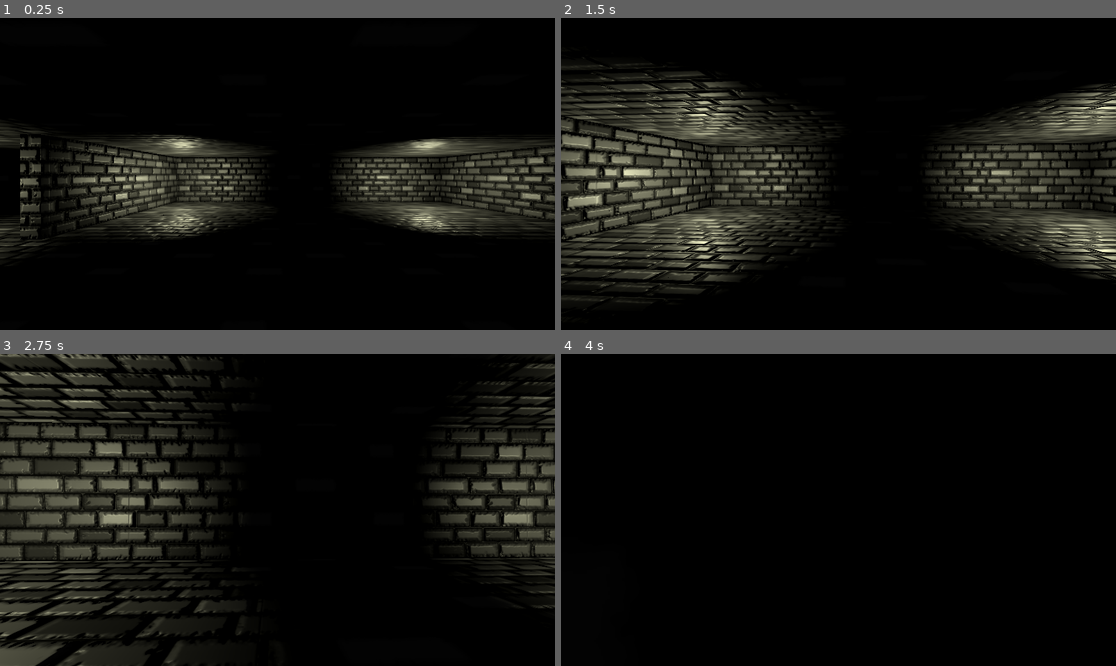
Above: before the commit, frames 1-4 (two rows, left to right).
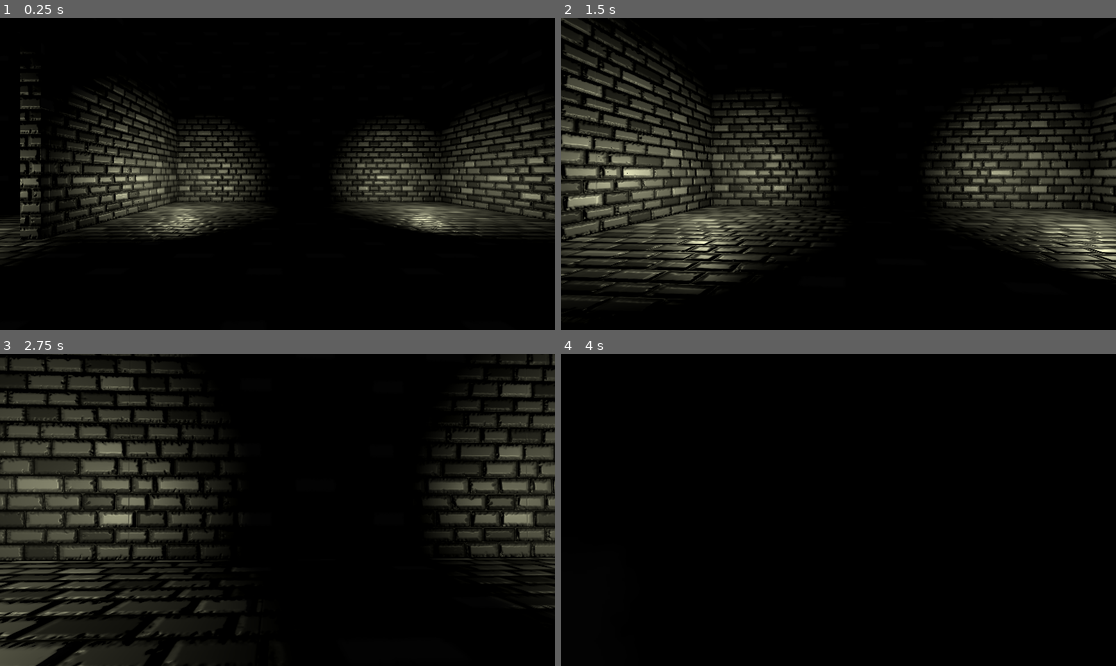
Above: after the commit, the same moments.

Repository: Norodix/SecretCaster
Game: Godot game, scene res://world.tscn
Two runs of this game, one before a commit and one after it. Both use one fixed random seed, a clock stepped at 60 frames per second and the inputs below. The engine's default icon, where the game draws it, is replaced by a stand-in: a white triangle on a blue panel in a dark square.
Inputs (mouse positions are in pixels of both pictures, inside the frame that each line leads up to):
- Up to frame 1 (0.25 s): no input
- Up to frame 2 (1.5 s): move the mouse to (866, 174) at 0.52 s; hold W (forwards) from 0.53 s (still down); click (866, 174) at 0.6 s; tap Space (jump) at 0.77 s; move the mouse to (810, 174) at 1.27 s; click (810, 174) at 1.35 s
- Up to frame 3 (2.75 s): keep holding W (forwards); tap Space (jump) at 1.52 s; move the mouse to (288, 503) at 2.02 s; click (288, 503) at 2.1 s
- Up to frame 4 (4 s): keep holding W (forwards); move the mouse to (832, 516) at 2.77 s; click (832, 516) at 2.85 s; tap Space (jump) at 3.02, 3.77 s; move the mouse to (877, 513) at 3.52 s; click (877, 513) at 3.6 s

The runs differ from the first frame. In frame 1, 4.3% of the frame differs, in the area x 0-100%, y 15-68%; in frame 2, 8.1%, in the area x 0-100%, y 0-84%; in frame 3, 5.6%; in frame 4, less than 0.1%.

Commit message:
world higher ceiling, hands model+anim

Diff:
--- /dev/null
+++ b/src/Hands/Magic_Hands.tscn
@@ -0,0 +1,112 @@
+[gd_scene load_steps=14 format=3 uid="uid://cf64v5ohrm125"]
+
+[ext_resource type="PackedScene" uid="uid://qvs2jwaqxfkp" path="res://Hands/Magic_Hands.glb" id="1_uxeip"]
+[ext_resource type="Texture2D" uid="uid://dyt2wp8hf6e7j" path="res://Hands/Hands_Tex.png" id="2_tv1s5"]
+[ext_resource type="Texture2D" uid="uid://bffkihh54jk2m" path="res://Hands/Hands_Nrm.png" id="3_8l5x7"]
+
+[sub_resource type="StandardMaterial3D" id="StandardMaterial3D_qupw8"]
+albedo_texture = ExtResource("2_tv1s5")
+metallic = 0.6
+metallic_specular = 0.3
+roughness = 0.5
+normal_enabled = true
+normal_texture = ExtResource("3_8l5x7")
+rim_enabled = true
+
+[sub_resource type="AnimationNodeAnimation" id="AnimationNodeAnimation_dndj7"]
+animation = &"Hands_Magic_Motion"
+
+[sub_resource type="AnimationNodeBlend2" id="AnimationNodeBlend2_36fn2"]
+filter_enabled = true
+filters = ["Armature/Skeleton3D:Bone.001", "Armature/Skeleton3D:Bone.022"]
+
+[sub_resource type="AnimationNodeAnimation" id="AnimationNodeAnimation_1hfs4"]
+animation = &"Hands_Magic_Cast"
+
+[sub_resource type="AnimationNodeAnimation" id="AnimationNodeAnimation_c57it"]
+animation = &"Hands_Magic_Idle"
+
+[sub_resource type="AnimationNodeStateMachineTransition" id="AnimationNodeStateMachineTransition_ydv3p"]
+advance_mode = 2
+
+[sub_resource type="AnimationNodeStateMachineTransition" id="AnimationNodeStateMachineTransition_obn4b"]
+xfade_time = 0.1
+
+[sub_resource type="AnimationNodeStateMachineTransition" id="AnimationNodeStateMachineTransition_8ubos"]
+xfade_time = 0.1
+switch_mode = 2
+advance_mode = 2
+
+[sub_resource type="AnimationNodeStateMachine" id="AnimationNodeStateMachine_8vosr"]
+states/Hands_Magic_Cast/node = SubResource("AnimationNodeAnimation_1hfs4")
+states/Hands_Magic_Cast/position = Vector2(594, 95)
+states/Hands_Magic_Idle/node = SubResource("AnimationNodeAnimation_c57it")
+states/Hands_Magic_Idle/position = Vector2(357, 100)
+transitions = ["Start", "Hands_Magic_Idle", SubResource("AnimationNodeStateMachineTransition_ydv3p"), "Hands_Magic_Idle", "Hands_Magic_Cast", SubResource("AnimationNodeStateMachineTransition_obn4b"), "Hands_Magic_Cast", "Hands_Magic_Idle", SubResource("AnimationNodeStateMachineTransition_8ubos")]
+
+[sub_resource type="AnimationNodeBlendTree" id="AnimationNodeBlendTree_q5xbq"]
+graph_offset = Vector2(-649.877, 52.54)
+nodes/Animation/node = SubResource("AnimationNodeAnimation_dndj7")
+nodes/Animation/position = Vector2(-80, 220)
+nodes/Blend2/node = SubResource("AnimationNodeBlend2_36fn2")
+nodes/Blend2/position = Vector2(200, 100)
+nodes/StateMachine/node = SubResource("AnimationNodeStateMachine_8vosr")
+nodes/StateMachine/position = Vector2(-60, 40)
+nodes/output/position = Vector2(460, 140)
+node_connections = [&"Blend2", 0, &"StateMachine", &"Blend2", 1, &"Animation", &"output", 0, &"Blend2"]
+
+[node name="Magic_Hands" instance=ExtResource("1_uxeip")]
+
+[node name="Skeleton3D" parent="Armature" index="0"]
+bones/1/position = Vector3(-1.71741, -1.06581, 3.25493)
+bones/1/rotation = Quaternion(-0.537637, -0.567756, 0.190722, 0.593486)
+bones/2/rotation = Quaternion(-0.0420112, -0.0230446, 0.173535, 0.983661)
+bones/3/rotation = Quaternion(0.923268, 0.0281358, -0.0301959, 0.381932)
+bones/4/rotation = Quaternion(-0.745939, -0.362675, -0.131338, 0.542947)
+bones/5/rotation = Quaternion(-0.0614182, -0.157508, -0.122497, 0.977964)
+bones/6/rotation = Quaternion(0.467265, -0.00761464, -0.0284075, 0.883628)
+bones/7/rotation = Quaternion(-0.375756, -0.0937509, -0.148556, 0.909917)
+bones/8/rotation = Quaternion(0.0366146, -0.014706, -0.227824, 0.972903)
+bones/9/rotation = Quaternion(0.0261238, -0.0040256, -0.390654, 0.920158)
+bones/10/rotation = Quaternion(0.123493, -0.00955302, 0.0285458, 0.991889)
+bones/11/rotation = Quaternion(-0.101119, -0.0274521, -0.2863, 0.952394)
+bones/12/rotation = Quaternion(0.00313745, 0.00114104, -0.18825, 0.982115)
+bones/13/rotation = Quaternion(0.0577556, 0.0113258, -0.183449, 0.981266)
+bones/14/rotation = Quaternion(-0.29718, 0.0271561, 0.0407359, 0.953566)
+bones/15/rotation = Quaternion(0.295715, 0.0582652, -0.276109, 0.912646)
+bones/16/rotation = Quaternion(0.0519049, 0.00396766, -0.156865, 0.986247)
+bones/17/rotation = Quaternion(0.0396098, 0.00536648, -0.217013, 0.97535)
+bones/18/rotation = Quaternion(-0.646425, -0.0515275, -0.0971542, 0.75501)
+bones/19/rotation = Quaternion(0.582165, 0.183891, -0.0368294, 0.791146)
+bones/20/rotation = Quaternion(0.0714921, 0.0166746, -0.202958, 0.976432)
+bones/21/rotation = Quaternion(0.060708, 0.0157548, -0.205801, 0.976582)
+bones/22/position = Vector3(2.31938, -1.08071, 4.7759)
+bones/22/rotation = Quaternion(-0.458402, -0.21292, 0.284453, 0.814628)
+bones/23/rotation = Quaternion(0.0579966, -0.241468, -0.459401, 0.852808)
+bones/24/rotation = Quaternion(0.919536, -0.087574, 0.0547457, 0.379192)
+bones/25/rotation = Quaternion(-0.725901, 0.231178, 0.121318, 0.636323)
+bones/26/rotation = Quaternion(-0.27072, 0.155397, 0.160026, 0.936458)
+bones/27/rotation = Quaternion(0.464102, 0.0548092, -0.0610595, 0.881973)
+bones/28/rotation = Quaternion(-0.458947, 0.0528026, 0.117189, 0.879117)
+bones/29/rotation = Quaternion(-0.0280251, -0.00524507, 0.357358, 0.933532)
+bones/30/rotation = Quaternion(-0.0193577, -0.0115393, 0.485832, 0.873761)
+bones/31/rotation = Quaternion(0.122203, 0.020202, -0.114258, 0.985699)
+bones/32/rotation = Quaternion(-0.118996, 0.0361986, 0.251723, 0.959774)
+bones/33/rotation = Quaternion(0.00147829, 0.00318989, 0.330778, 0.943702)
+bones/34/rotation = Quaternion(0.0894656, -0.0365962, 0.335555, 0.937048)
+bones/35/rotation = Quaternion(-0.295907, -0.0386312, -0.0775915, 0.951276)
+bones/36/rotation = Quaternion(0.276246, -0.0787434, 0.333753, 0.897829)
+bones/37/rotation = Quaternion(0.0380939, -0.00608275, 0.192485, 0.980541)
+bones/38/rotation = Quaternion(0.0320094, -0.00627515, 0.23275, 0.97199)
+bones/39/rotation = Quaternion(-0.647684, 0.0320454, 0.0743823, 0.757593)
+bones/40/rotation = Quaternion(0.586104, -0.147423, 0.0284795, 0.796202)
+bones/41/rotation = Quaternion(0.0844021, 0.000838183, 0.334916, 0.93846)
+bones/42/rotation = Quaternion(0.0810085, -0.011458, 0.323712, 0.942612)
+
+[node name="magichands" parent="Armature/Skeleton3D" index="0"]
+surface_material_override/0 = SubResource("StandardMaterial3D_qupw8")
+
+[node name="AnimationTree" type="AnimationTree" parent="." index="2"]
+tree_root = SubResource("AnimationNodeBlendTree_q5xbq")
+anim_player = NodePath("../AnimationPlayer")
+parameters/Blend2/blend_amount = 1.0
--- a/src/world.tscn
+++ b/src/world.tscn
@@ -36,56 +36,56 @@
 size = Vector3(100, 1, 100)
 
 [node name="CSGBox3D2" type="CSGBox3D" parent="CSGCombiner3D"]
-transform = Transform3D(1, 0, 0, 0, 1, 0, 0, 0, 1, 0, 5.48694, -1.30127)
+transform = Transform3D(1, 0, 0, 0, 1, 0, 0, 0, 1, 0, 15, -1.301)
 material_override = ExtResource("1_n7x1j")
 use_collision = true
 collision_mask = 2
 size = Vector3(100, 1, 100)
 
 [node name="CSGBox3D3" type="CSGBox3D" parent="CSGCombiner3D"]
-transform = Transform3D(1, 0, 0, 0, 1, 0, 0, 0, 1, -30.3483, 2.49234, -17.4662)
+transform = Transform3D(1, 0, 0, 0, 1, 0, 0, 0, 1, -30.3483, 7.78897, -17.4662)
 material_override = ExtResource("1_n7x1j")
-size = Vector3(38.0159, 7, 1)
+size = Vector3(38.0159, 18, 1)
 
 [node name="CSGBox3D8" type="CSGBox3D" parent="CSGCombiner3D"]
-transform = Transform3D(1, 0, 0, 0, 1, 0, 0, 0, 1, 6.87243, 2.49234, -23.2212)
+transform = Transform3D(1, 0, 0, 0, 1, 0, 0, 0, 1, 6.87243, 7.78897, -23.2212)
 material_override = ExtResource("1_n7x1j")
-size = Vector3(38.0159, 7, 1)
+size = Vector3(38.0159, 18, 1)
 
 [node name="CSGBox3D4" type="CSGBox3D" parent="CSGCombiner3D"]
-transform = Transform3D(1, 0, 0, 0, 1, 0, 0, 0, 1, -30.3483, 2.49234, -2.04756)
+transform = Transform3D(1, 0, 0, 0, 1, 0, 0, 0, 1, -30.3483, 7.78897, -2.04756)
 material_override = ExtResource("1_n7x1j")
-size = Vector3(38.0159, 7, 1)
+size = Vector3(38.0159, 18, 1)
 
 [node name="CSGBox3D11" type="CSGBox3D" parent="CSGCombiner3D"]
-transform = Transform3D(1, 0, 0, 0, 1, 0, 0, 0, 1, 0.879494, 2.49234, 15.3676)
+transform = Transform3D(1, 0, 0, 0, 1, 0, 0, 0, 1, 0.879494, 7.78897, 15.3676)
 material_override = ExtResource("1_n7x1j")
-size = Vector3(38.0159, 7, 1)
+size = Vector3(38.0159, 18, 1)
 
 [node name="CSGBox3D5" type="CSGBox3D" parent="CSGCombiner3D"]
-transform = Transform3D(1, 0, 0, 0, 1, 0, 0, 0, 1, -11.9384, 2.49234, 13.1793)
+transform = Transform3D(1, 0, 0, 0, 1, 0, 0, 0, 1, -11.9384, 7.78897, 13.1793)
 material_override = ExtResource("1_n7x1j")
-size = Vector3(1, 7, 30)
+size = Vector3(1, 18, 30)
 
 [node name="CSGBox3D9" type="CSGBox3D" parent="CSGCombiner3D"]
-transform = Transform3D(1, 0, 0, 0, 1, 0, 0, 0, 1, 18.7136, 2.49234, -3.64731)
+transform = Transform3D(1, 0, 0, 0, 1, 0, 0, 0, 1, 18.7136, 7.78897, -3.64731)
 material_override = ExtResource("1_n7x1j")
-size = Vector3(1, 7, 42.0509)
+size = Vector3(1, 18, 42.0509)
 
 [node name="CSGBox3D10" type="CSGBox3D" parent="CSGCombiner3D"]
-transform = Transform3D(1, 0, 0, 0, 1, 0, 0, 0, 1, 7.20075, 2.49234, 14.8623)
+transform = Transform3D(1, 0, 0, 0, 1, 0, 0, 0, 1, 7.20075, 7.78897, 14.8623)
 material_override = ExtResource("1_n7x1j")
-size = Vector3(1, 7, 30)
+size = Vector3(1, 18, 30)
 
 [node name="CSGBox3D6" type="CSGBox3D" parent="CSGCombiner3D"]
-transform = Transform3D(1, 0, 0, 0, 1, 0, 0, 0, 1, -43.8493, 2.49234, -8.87184)
+transform = Transform3D(1, 0, 0, 0, 1, 0, 0, 0, 1, -43.8493, 7.78897, -8.87184)
 material_override = ExtResource("1_n7x1j")
-size = Vector3(1, 7, 30)
+size = Vector3(1, 18, 30)
 
 [node name="CSGBox3D7" type="CSGBox3D" parent="CSGCombiner3D"]
-transform = Transform3D(1, 0, 0, 0, 1, 0, 0, 0, 1, -11.7005, 2.49234, -24.6224)
+transform = Transform3D(1, 0, 0, 0, 1, 0, 0, 0, 1, -11.7005, 7.78897, -24.6224)
 material_override = ExtResource("1_n7x1j")
-size = Vector3(1, 7, 30)
+size = Vector3(1, 18, 30)
 
 [node name="WorldEnvironment" type="WorldEnvironment" parent="."]
 environment = SubResource("Environment_2vp05")
Binary file added: src/Hands/Hands_Nrm.png
Not shown, added: src/Hands/Hands_Nrm.png.import
Binary file added: src/Hands/Hands_Tex.png
Not shown, added: src/Hands/Hands_Tex.png.import
Binary file added: src/Hands/Magic_Hands.glb
Not shown, added: src/Hands/Magic_Hands.glb.import
